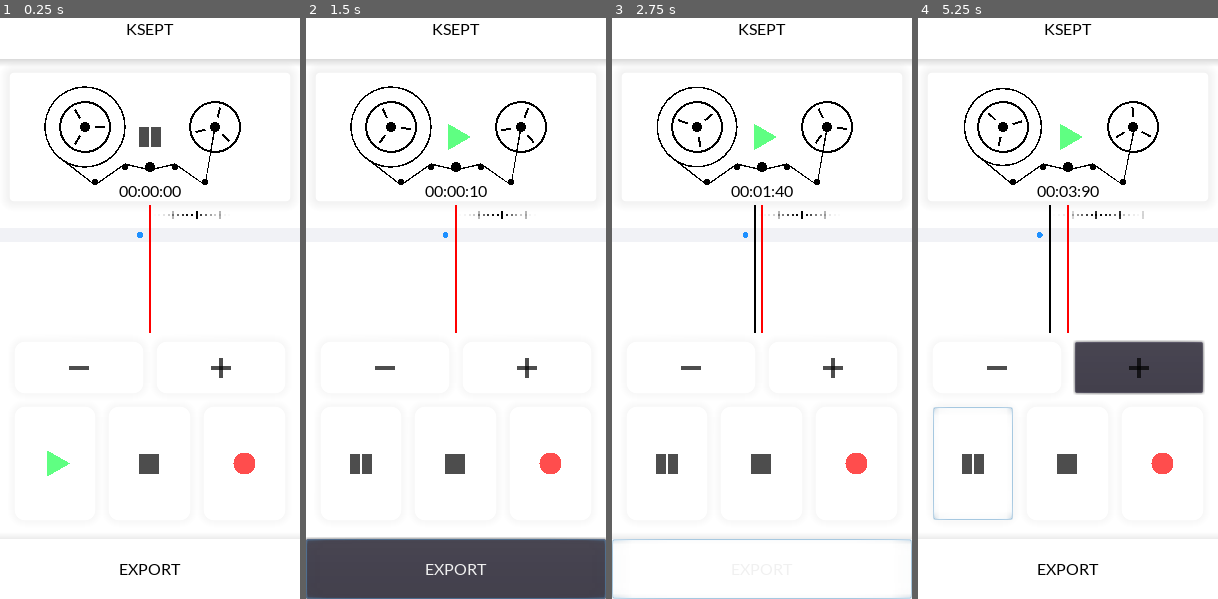
Above: before the commit, frames 1-4 (left to right).
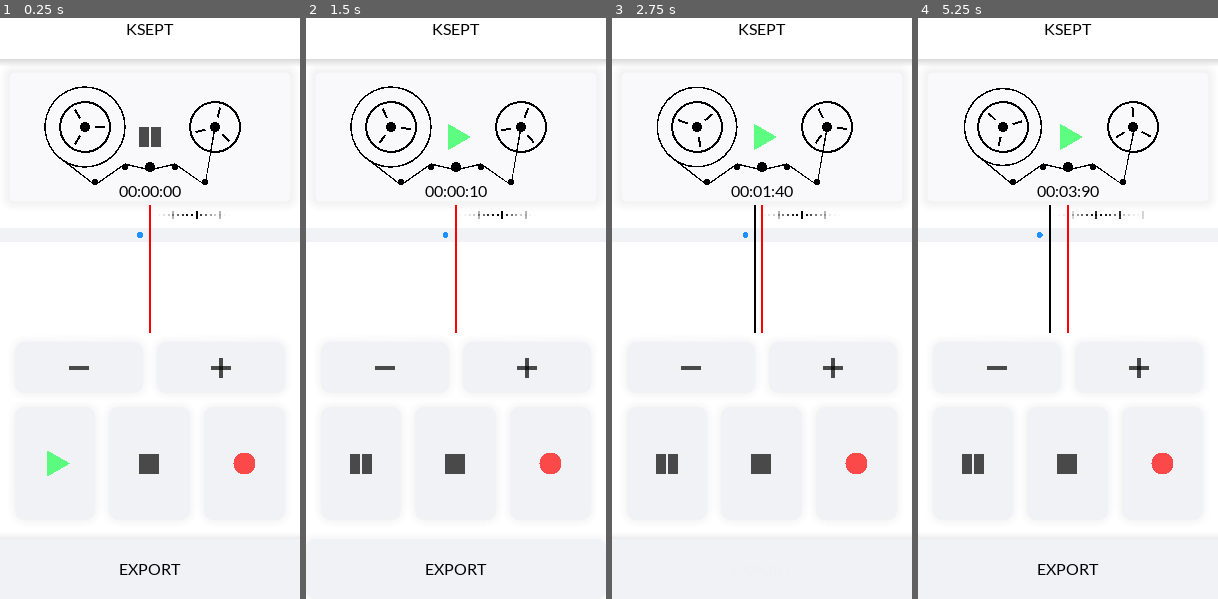
Above: after the commit, the same moments.

Repository: kahagino/ksept_recorder
Game: Godot game, scene res://scenes/main.tscn
Two runs of this game, one before a commit and one after it. Both use one fixed random seed, a clock stepped at 60 frames per second and the inputs below.
Inputs (mouse positions are in pixels of both pictures, inside the frame that each line leads up to):
- Up to frame 1 (0.25 s): no input
- Up to frame 2 (1.5 s): click (384, 366) at 0.52 s; click "EXPORT" at 1.25 s
- Up to frame 3 (2.75 s): drag from (762, 267) to (792, 169) at 2.02 s
- Up to frame 4 (5.25 s): drag from (1008, 331) to (1053, 418) at 2.77 s; move the mouse to (1098, 169) at 3.52 s; hold Right (ui_right) 3.53-4.25 s; drag from (1053, 418) to (978, 209) at 4.27 s; move the mouse to (1158, 389) at 5.02 s; hold Left (ui_left) from 5.03 s (still down)

The runs differ from the first frame. In frame 2, 11% of the frame differs, in the area x 0-100%, y 89-100%; in frame 3, 0.4%; in frame 4, 4.4%.

Commit message:
🎨 ui improvements

Diff:
--- a/scenes/main.tscn
+++ b/scenes/main.tscn
@@ -8,7 +8,7 @@
 [ext_resource path="res://ui_components/K7Panel.gd" type="Script" id=7]
 
 [sub_resource type="StyleBoxFlat" id=1]
-bg_color = Color( 1, 1, 1, 1 )
+bg_color = Color( 0.976471, 0.976471, 0.988235, 1 )
 corner_radius_top_left = 4
 corner_radius_top_right = 4
 corner_radius_bottom_right = 4
@@ -17,7 +17,7 @@
 shadow_size = 11
 
 [sub_resource type="StyleBoxFlat" id=2]
-bg_color = Color( 1, 1, 1, 1 )
+bg_color = Color( 0.945098, 0.94902, 0.964706, 1 )
 shadow_color = Color( 0, 0, 0, 0.0745098 )
 shadow_size = 7
 
--- a/theme/theme_bright.tres
+++ b/theme/theme_bright.tres
@@ -1,9 +1,22 @@
-[gd_resource type="Theme" load_steps=5 format=2]
+[gd_resource type="Theme" load_steps=8 format=2]
 
 [ext_resource path="res://theme/font/Lato-Regular.ttf" type="DynamicFontData" id=1]
 
+[sub_resource type="StyleBoxEmpty" id=4]
+
+[sub_resource type="StyleBoxEmpty" id=5]
+
+[sub_resource type="StyleBoxFlat" id=7]
+bg_color = Color( 0.945098, 0.94902, 0.964706, 1 )
+corner_radius_top_left = 10
+corner_radius_top_right = 10
+corner_radius_bottom_right = 10
+corner_radius_bottom_left = 10
+shadow_color = Color( 0, 0, 0, 0.0313726 )
+shadow_size = 8
+
 [sub_resource type="StyleBoxFlat" id=1]
-bg_color = Color( 1, 1, 1, 1 )
+bg_color = Color( 0.87451, 0.894118, 0.917647, 1 )
 corner_radius_top_left = 10
 corner_radius_top_right = 10
 corner_radius_bottom_right = 10
@@ -24,15 +37,15 @@
 default_font = SubResource( 3 )
 Button/colors/font_color = Color( 0, 0, 0, 1 )
 Button/colors/font_color_disabled = Color( 0.9, 0.9, 0.9, 0.2 )
-Button/colors/font_color_hover = Color( 0.94, 0.94, 0.94, 1 )
-Button/colors/font_color_pressed = Color( 1, 1, 1, 1 )
+Button/colors/font_color_hover = Color( 0, 0, 0, 1 )
+Button/colors/font_color_pressed = Color( 0, 0, 0, 1 )
 Button/constants/hseparation = 2
 Button/fonts/font = null
-Button/styles/disabled = null
-Button/styles/focus = null
-Button/styles/hover = null
-Button/styles/normal = SubResource( 1 )
-Button/styles/pressed = null
+Button/styles/disabled = SubResource( 4 )
+Button/styles/focus = SubResource( 5 )
+Button/styles/hover = SubResource( 7 )
+Button/styles/normal = SubResource( 7 )
+Button/styles/pressed = SubResource( 1 )
 Label/colors/font_color = Color( 0, 0, 0, 1 )
 Label/colors/font_color_shadow = Color( 0, 0, 0, 0 )
 Label/colors/font_outline_modulate = Color( 0, 0, 0, 1 )
--- a/ui_components/editor_button.gd
+++ b/ui_components/editor_button.gd
@@ -12,6 +12,11 @@
 	center = rect_size/2
 	Global.audio_manager.connect("audio_play", self, "update")
 	Global.audio_manager.connect("audio_pause", self, "update")
+	connect("resized", self, "_on_resized")
+
+func _on_resized():
+	center = rect_size/2
+	update()
 
 func _draw():
 	match button_type:
